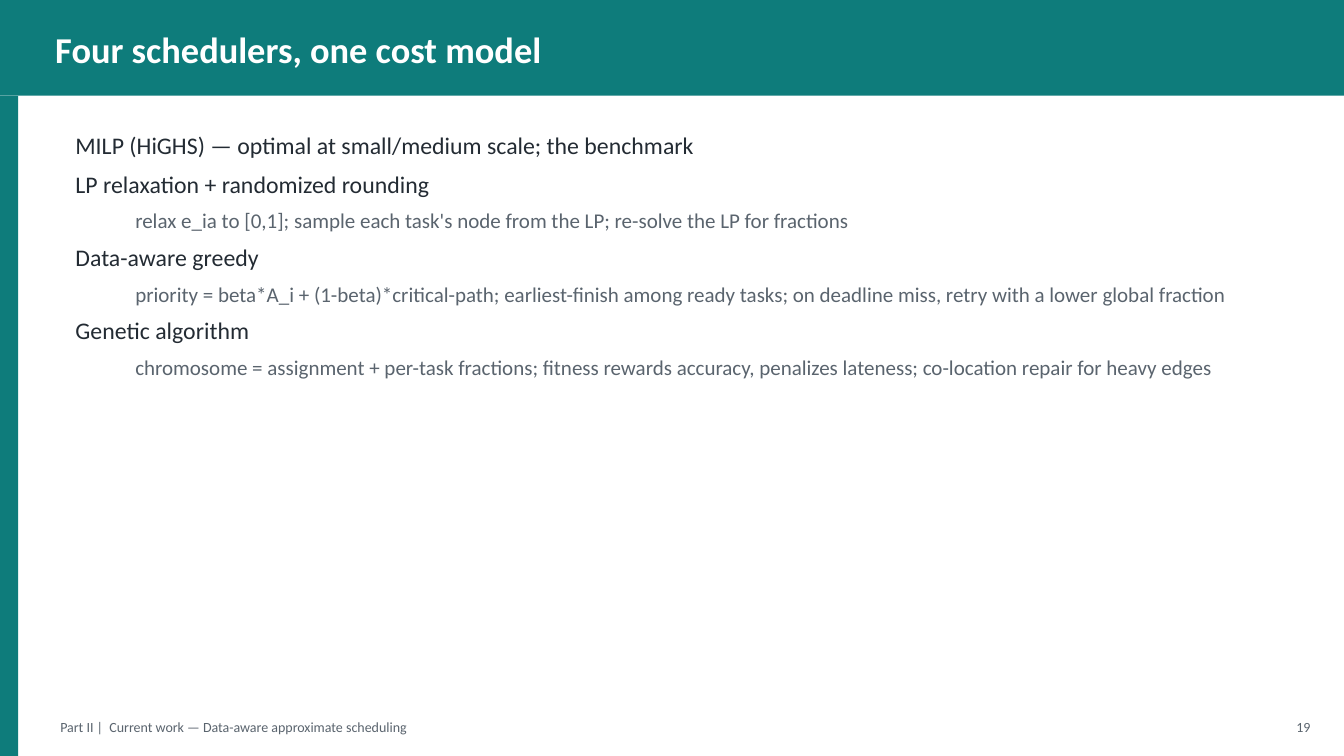
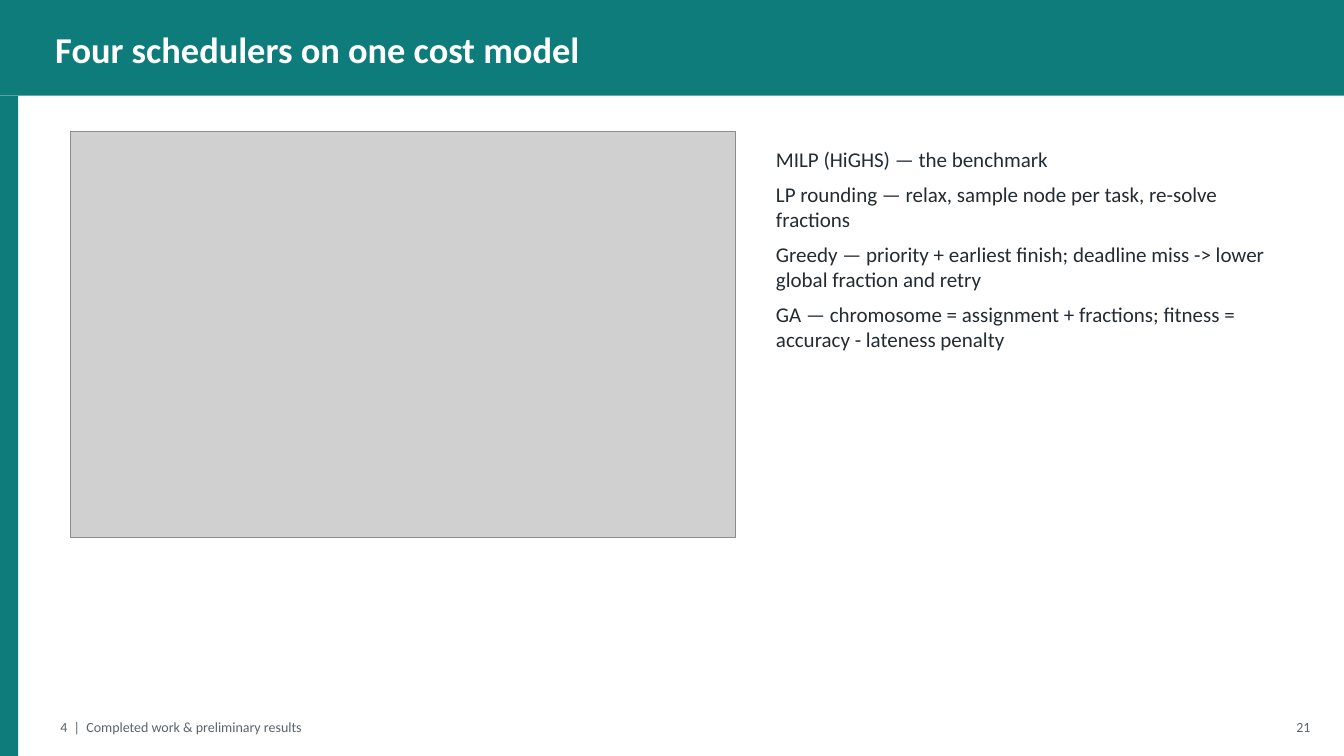
Before and after one commit to gayanigupta/data-aware-scheduling, a slide deck: slide 22 of slides/data-aware-scheduling.pptx (slide 20 before the commit). Drawn at 1344x756 pixels with LibreOffice and Linux fonts; fonts in the diff are those of the drawing; grey boxes stand for pictures. Boxes give left, top, right and bottom in pixels: in the first picture for what was removed or moved away, otherwise in the second. Text is boxed around its words. In the diff, an @@ line names an element or a change of style, - is before the commit and + after.

```diff
--- a/slides/data-aware-scheduling.pptx
+++ b/slides/data-aware-scheduling.pptx
@@ text at box(55, 37, 579, 64): text changed @@
-Four schedulers, one cost model
+Four schedulers on one cost model
@@ picture added at box(71, 131, 736, 537) @@
@@ text at box(776, 152, 1264, 351): text changed; text colour #5A646E to #232B33 @@
-MILP (HiGHS) — optimal at small/medium scale; the benchmark
-LP relaxation + randomized rounding
-  relax e_ia to [0,1]; sample each task's node from the LP; re-solve the LP for fractions
-Data-aware greedy
-  priority = beta*A_i + (1-beta)*critical-path; earliest-finish among ready tasks; on deadline miss, retry with a lower global fraction
-Genetic algorithm
-  chromosome = assignment + per-task fractions; fitness rewards accuracy, penalizes lateness; co-location repair for heavy edges
+MILP (HiGHS) — the benchmark
+LP rounding — relax, sample node per task, re-solve fractions
+Greedy — priority + earliest finish; deadline miss -> lower global fraction and retry
+GA — chromosome = assignment + fractions; fitness = accuracy - lateness penalty
@@ text at box(60, 722, 302, 734): text changed @@
-Part II | Current work — Data-aware approximate scheduling
+4 | Completed work & preliminary results
@@ text at box(1296, 723, 1310, 732): text changed @@
-19
+21
```
Also in this commit, not shown: 20 other slides changed, 24 slides added, 22 slides removed, 2 other files.
